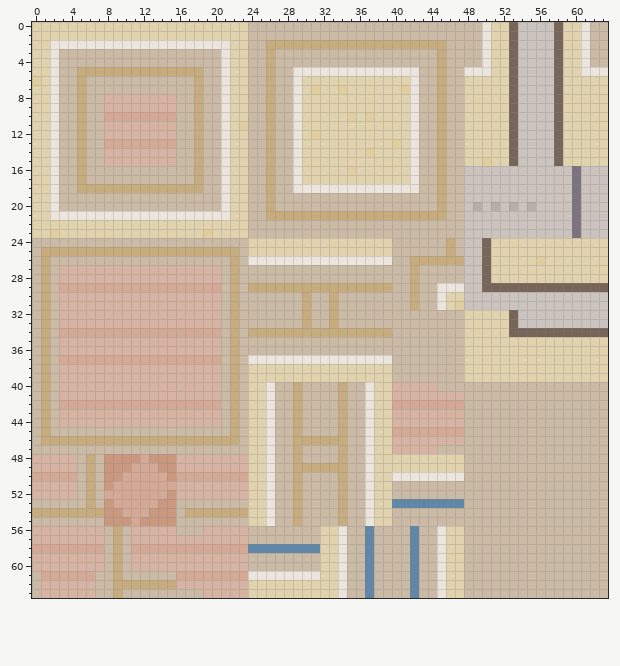
Pixel-art sprite -- res/tiles_act1.png. That is the earlier state.
The file is 64x64 pixels.
The same view after the edit:
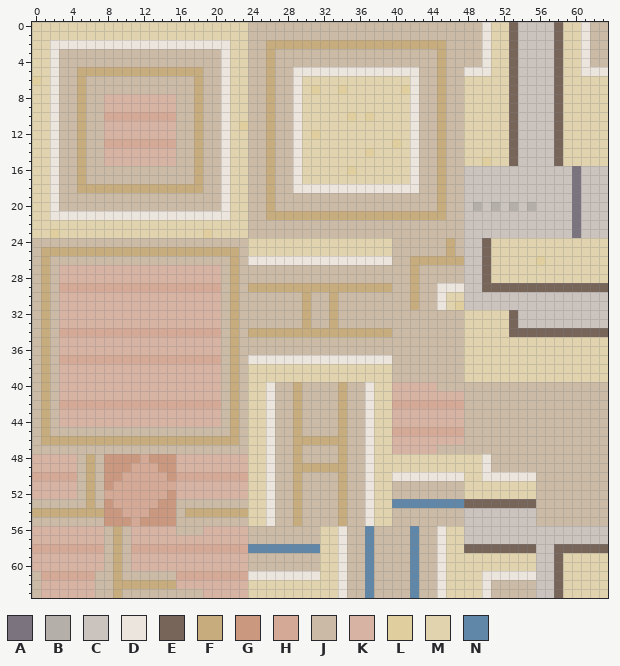
Palette (. is transparent): A #7b747f  B #b5afaa  C #cac3be  D #ece5dd  E #776559  F #c7ac7e  G #ca987f  H #d4aa96  J #cbbaa5  K #d7b3a3  L #e1ce9e  M #e1d3ae  N #6087a8
What changed:
@@ x 46..63 @@
 47 JJJJJJJJJJJJJJJJJJ
-48 MMJJJJJJJJJJJJJJJJ
-49 MMJJJJJJJJJJJJJJJJ
-50 DDJJJJJJJJJJJJJJJJ
-51 JJJJJJJJJJJJJJJJJJ
-52 JJJJJJJJJJJJJJJJJJ
-53 NNJJJJJJJJJJJJJJJJ
-54 JJJJJJJJJJJJJJJJJJ
-55 JJJJJJJJJJJJJJJJJJ
-56 MMJJJJJJJJJJJJJJJJ
-57 MMJJJJJJJJJJJJJJJJ
-58 MMJJJJJJJJJJJJJJJJ
-59 MMJJJJJJJJJJJJJJJJ
-60 MMJJJJJJJJJJJJJJJJ
-61 MMJJJJJJJJJJJJJJJJ
-62 MMJJJJJJJJJJJJJJJJ
-63 MMJJJJJJJJJJJJJJJJ
+48 MMMMDJJJJJJJJJJJJJ
+49 MMMMDJJJJJJJJJJJJJ
+50 DDMMDDDDDDJJJJJJJJ
+51 JJMMMMMMMMJJJJJJJJ
+52 JJMMMMMMMMJJJJJJJJ
+53 NNEEEEEEEEJJJJJJJJ
+54 JJCCCCCCCCJJJJJJJJ
+55 JJCCCCCCCCJJJJJJJJ
+56 MMCCCCCCCCCCCCCCCC
+57 MMCCCCCCCCCCCCCCCC
+58 MMEEEEEEEECCEEEEEE
+59 MMMMMMMMMMCCEMMMMM
+60 MMMMMMMMMMCCEMMMMM
+61 MMMMDDDDDDCCEMMMMM
+62 MMMMDJJJJJCCEMMMMM
+63 MMMMDJJJJJCCEMMMMM
